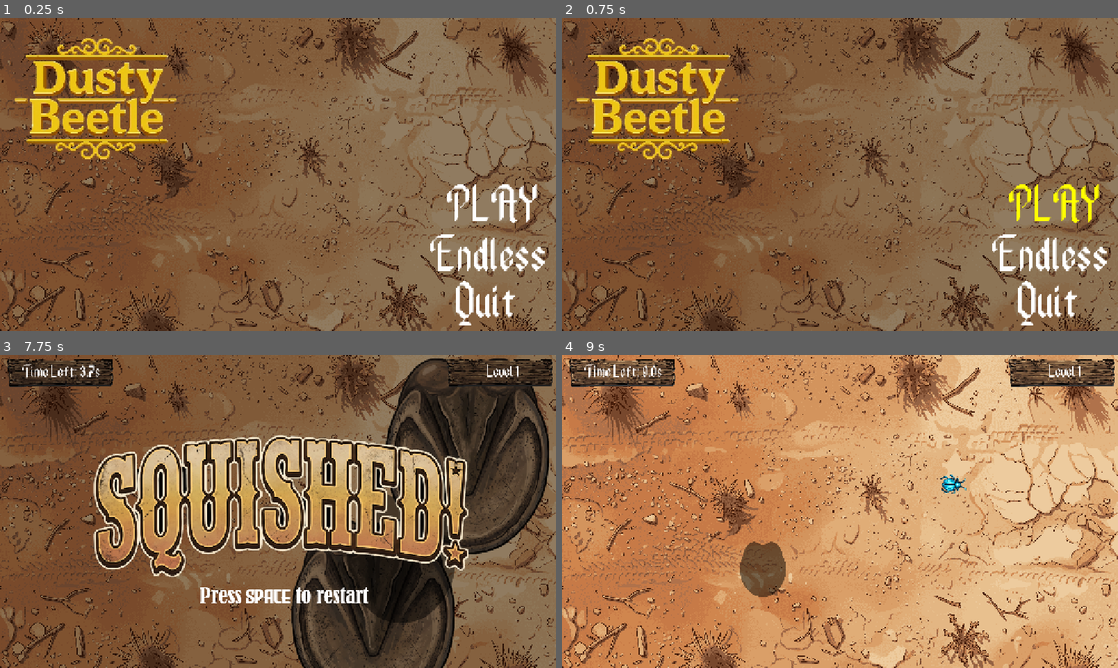
Above: before the commit, frames 1-4 (two rows, left to right).
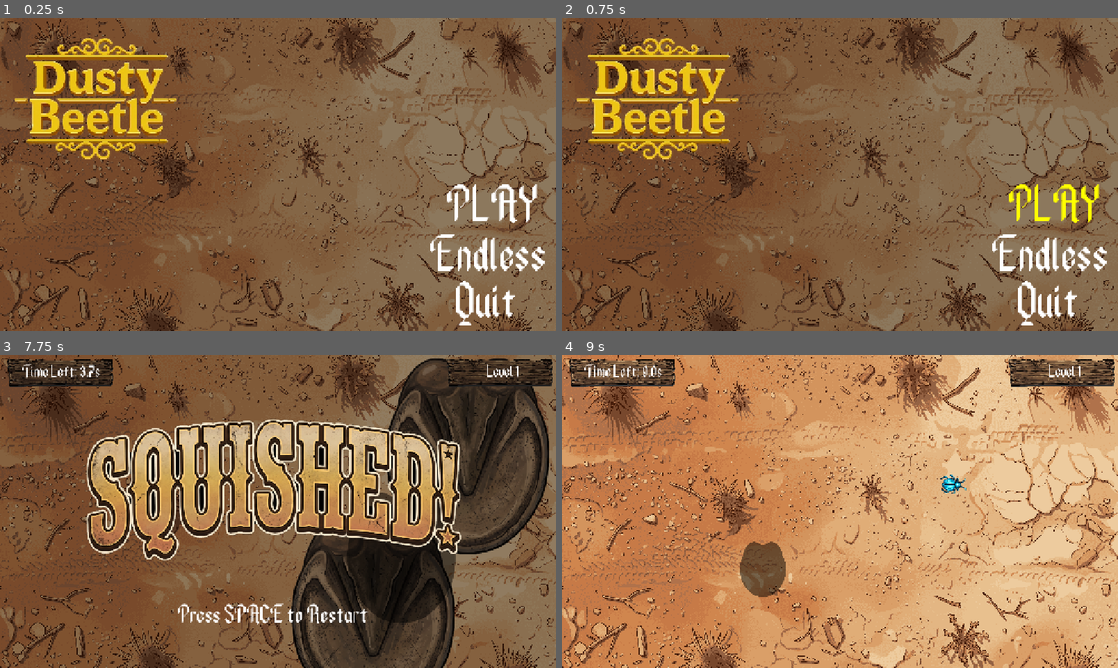
Above: after the commit, the same moments.

Repository: SlayerArman/Dusty-Beetle
Game: Godot game, scene res://scenes/main_menu.tscn
The game is run twice, just before and just after one commit, with the same random seed, the same clock (stepped at 60 frames per second) and the same inputs.
Inputs (mouse positions are in pixels of both pictures, inside the frame that each line leads up to):
- Up to frame 1 (0.25 s): no input
- Up to frame 2 (0.75 s): click "PLAY" at 0.5 s
- Up to frame 3 (7.75 s): click "Level 1" at 1.25 s; tap Enter (ui_accept) at 2, 2.27, 3.02, 4.52, 5.27, 6.02, 7.52 s; move the mouse to (400, 495) at 2.02 s; hold Right (move right) 2.03-2.78 s; tap Alt every 1.5 s from 2.1 to 6.6 s; click (400, 495) at 2.17 s; move the mouse to (166, 527) at 2.77 s; hold Down (move down) 2.78-3.53 s; tap Shift every 1.5 s from 2.85 to 7.35 s; move the mouse to (333, 442) at 3.52 s; hold Right (move right) 3.53-4.28 s; move the mouse to (250, 574) at 4.27 s; hold W (move up) 4.28-5.03 s; click (250, 574) at 4.42 s; move the mouse to (444, 558) at 5.02 s; hold Left (move left) 5.03-6.53 s; move the mouse to (111, 464) at 5.77 s; move the mouse to (305, 511) at 6.52 s; hold Down (move down) 6.53-7.28 s; click (305, 511) at 6.67 s; move the mouse to (194, 433) at 7.27 s; hold Right (move right) from 7.28 s (still down)
- Up to frame 4 (9 s): tap Space at 8 s; move the mouse to (962, 495) at 8.02 s; release Right (move right) at 8.03 s; hold W (move up) 8.03-8.78 s; tap Alt at 8.1 s; tap Enter (ui_accept) at 8.27 s; move the mouse to (728, 527) at 8.77 s; hold Right (move right) from 8.78 s (still down); tap Shift at 8.85 s; click (728, 527) at 8.92 s

The runs differ from the first frame. In frame 1, 16% of the frame differs, in the area x 0-100%, y 0-100%; in frame 2, 16%; in frame 3, 25%, in the area x 15-85%, y 20-87%; in frame 4, nothing differs.

Commit message:
level completion and saving system

Diff:
--- a/project.godot
+++ b/project.godot
@@ -13,6 +13,10 @@
 config/name="Dusty Beetle"
 run/main_scene="uid://c1iwef3hgkphn"
 config/features=PackedStringArray("4.7", "Mobile")
+
+[autoload]
+
+Global="*uid://dm1ka8flq0i5c"
 
 [display]
 
--- a/scenes/endless.tscn
+++ b/scenes/endless.tscn
@@ -12,6 +12,10 @@
 [sub_resource type="LabelSettings" id="LabelSettings_7mycd"]
 font = ExtResource("4_u1554")
 font_size = 35
+
+[sub_resource type="LabelSettings" id="LabelSettings_u1554"]
+font = ExtResource("4_u1554")
+font_size = 50
 
 [sub_resource type="RectangleShape2D" id="RectangleShape2D_1vivr"]
 size = Vector2(19.934734, 24.52843)
@@ -59,8 +63,18 @@
 [node name="Squished" type="Sprite2D" parent="CanvasLayer" unique_id=1835684718]
 visible = false
 z_index = 2
-position = Vector2(637, 373)
+position = Vector2(630, 310)
 texture = ExtResource("4_cmdno")
+
+[node name="PressSPACE" type="Label" parent="CanvasLayer" unique_id=1635624979]
+visible = false
+z_index = 2
+offset_left = 409.0
+offset_top = 573.0
+offset_right = 848.0
+offset_bottom = 629.0
+text = "Press SPACE to Restart"
+label_settings = SubResource("LabelSettings_u1554")
 
 [node name="Ground" type="Sprite2D" parent="." unique_id=1704245184]
 z_index = -5
--- a/scenes/level_select.tscn
+++ b/scenes/level_select.tscn
@@ -1,6 +1,8 @@
 [gd_scene format=3 uid="uid://bpuxrwodbi22y"]
 
 [ext_resource type="Script" uid="uid://ctneirn0dt8hn" path="res://scripts/level_select.gd" id="1_3shnc"]
+[ext_resource type="Texture2D" uid="uid://gu5ksb7mrvmi" path="res://assets/close button.png" id="2_p0wlc"]
+[ext_resource type="Texture2D" uid="uid://cjl8uqmavauxu" path="res://assets/Ground.png" id="3_2epne"]
 
 [node name="LevelSelect" type="Control" unique_id=409151103]
 layout_mode = 3
@@ -18,12 +20,14 @@
 anchor_top = 0.5
 anchor_right = 0.5
 anchor_bottom = 0.5
-offset_left = -31.0
-offset_top = -33.0
-offset_right = 31.0
-offset_bottom = 33.0
+offset_left = -511.0
+offset_top = -257.0
+offset_right = -44.947998
+offset_bottom = 11.647644
 grow_horizontal = 2
 grow_vertical = 2
+scale = Vector2(2.2594044, 2.0994043)
+columns = 7
 
 [node name="level1" type="Button" parent="GridContainer" unique_id=1564589526]
 layout_mode = 2
@@ -31,4 +35,48 @@
 
 [node name="level2" type="Button" parent="GridContainer" unique_id=1565146567]
 layout_mode = 2
+disabled = true
 text = "Level 2"
+
+[node name="level3" type="Button" parent="GridContainer" unique_id=37811930]
+layout_mode = 2
+disabled = true
+text = "Level 3"
+
+[node name="level4" type="Button" parent="GridContainer" unique_id=1489421894]
+layout_mode = 2
+disabled = true
+text = "Level 4"
+
+[node name="level5" type="Button" parent="GridContainer" unique_id=1405487379]
+layout_mode = 2
+disabled = true
+text = "Level 5"
+
+[node name="level6" type="Button" parent="GridContainer" unique_id=1607349724]
+layout_mode = 2
+disabled = true
+text = "Level 6"
+
+[node name="level7" type="Button" parent="GridContainer" unique_id=2077172368]
+layout_mode = 2
+theme_override_colors/font_focus_color = Color(0.9607843, 0, 0.18039216, 1)
+disabled = true
+text = "Level 7"
+
+[node name="Exit" type="Button" parent="." unique_id=798883126]
+layout_mode = 0
+offset_left = 26.0
+offset_top = 14.999996
+offset_right = 546.0
+offset_bottom = 535.0
+scale = Vector2(0.07999922, 0.07999922)
+icon = ExtResource("2_p0wlc")
+flat = true
+
+[node name="BG" type="Sprite2D" parent="." unique_id=1736932023]
+modulate = Color(0.5866749, 0.5866749, 0.5866748, 1)
+z_index = -10
+position = Vector2(638.5, 362.5)
+scale = Vector2(0.465, 0.479)
+texture = ExtResource("3_2epne")
--- a/scenes/levels/level_1.tscn
+++ b/scenes/levels/level_1.tscn
@@ -21,6 +21,7 @@
 @onready var game_over_label = $CanvasLayer/Squished
 @onready var game_over_black = $CanvasLayer/Black
 @onready var death_sound = $DeathSound
+@onready var press_space = $CanvasLayer/PressSPACE
 
 var is_dead: bool = false
 var is_won: bool = false
@@ -61,6 +62,8 @@
 	level_timer.stop()
 	time_label.text = \"Time Left: 0.0s\"
 	win_ui.show()
+
+	Global.complete_level(1)
 
 	get_tree().paused = true
 
@@ -77,6 +80,7 @@
 	game_over_label.show()
 	game_over_black.show()
 	death_sound.play()
+	press_space.show()
 
 func _on_spawn_timer_timeout() -> void:
 	if is_dead or is_won: return
@@ -93,6 +97,10 @@
 		spawn_timer.wait_time -= 0.005
 "
 
+[sub_resource type="LabelSettings" id="LabelSettings_oc4kc"]
+font = ExtResource("4_s8va5")
+font_size = 50
+
 [sub_resource type="LabelSettings" id="LabelSettings_7mycd"]
 font = ExtResource("4_s8va5")
 font_size = 35
@@ -113,6 +121,16 @@
 autostart = true
 
 [node name="CanvasLayer" type="CanvasLayer" parent="." unique_id=1787229132]
+
+[node name="PressSPACE" type="Label" parent="CanvasLayer" unique_id=1941057831]
+visible = false
+z_index = 2
+offset_left = 409.0
+offset_top = 573.0
+offset_right = 848.0
+offset_bottom = 629.0
+text = "Press SPACE to Restart"
+label_settings = SubResource("LabelSettings_oc4kc")
 
 [node name="Black" type="ColorRect" parent="CanvasLayer" unique_id=506144291]
 visible = false
@@ -159,7 +177,7 @@
 [node name="Squished" type="Sprite2D" parent="CanvasLayer" unique_id=1835684718]
 visible = false
 z_index = 2
-position = Vector2(637, 373)
+position = Vector2(620, 310)
 texture = ExtResource("4_2y5yt")
 
 [node name="Ground" type="Sprite2D" parent="." unique_id=1704245184]
--- a/scenes/main_menu.tscn
+++ b/scenes/main_menu.tscn
@@ -12,17 +12,10 @@
 [node name="Main Menu" type="Node2D" unique_id=95104424]
 
 [node name="Background" type="Sprite2D" parent="." unique_id=1507944214]
-position = Vector2(639, 363)
-scale = Vector2(0.48, 0.48)
+modulate = Color(0.5899028, 0.5899029, 0.5899029, 1)
+position = Vector2(638.49994, 362.50003)
+scale = Vector2(0.4698401, 0.47851565)
 texture = ExtResource("1_8ln24")
-
-[node name="ColorRect" type="ColorRect" parent="Background" unique_id=987742310]
-offset_left = -1366.6667
-offset_top = -766.6667
-offset_right = -1326.6667
-offset_bottom = -726.6667
-scale = Vector2(70.22242, 38.416668)
-color = Color(0, 0, 0, 0.39215687)
 
 [node name="Title" type="Sprite2D" parent="." unique_id=2068743817]
 position = Vector2(219, 189)
@@ -94,7 +87,7 @@
 grow_vertical = 2
 theme_override_colors/font_color = Color(1, 1, 1, 1)
 theme_override_colors/font_pressed_color = Color(0.6666667, 0, 0, 1)
-theme_override_colors/font_hover_color = Color(1, 1, 0, 1)
+theme_override_colors/font_hover_color = Color(1, 0, 0, 1)
 theme_override_fonts/font = ExtResource("3_8ln24")
 theme_override_font_sizes/font_size = 100
 text = "Quit"
--- /dev/null
+++ b/scripts/global.gd
@@ -0,0 +1,44 @@
+extends Node
+
+const SAVE_PATH = "user://save_data.cfg"
+
+var highest_unlocked_level: int = 1
+var completed_levels: Array[int] = []
+
+func _ready() -> void:
+	load_game()
+
+func complete_level(level_number: int) -> void:
+	# Mark level as completed
+	if not level_number in completed_levels:
+		completed_levels.append(level_number)
+
+	# Unlock the next level
+	if level_number >= highest_unlocked_level:
+		highest_unlocked_level = level_number + 1
+
+	save_game()
+
+func save_game() -> void:
+	var config = ConfigFile.new()
+	config.set_value("progress", "highest_unlocked_level", highest_unlocked_level)
+	config.set_value("progress", "completed_levels", completed_levels)
+
+	var err = config.save(SAVE_PATH)
+	if err != OK:
+		print("Failed to save progress: ", err)
+
+func load_game() -> void:
+	var config = ConfigFile.new()
+	var err = config.load(SAVE_PATH)
+
+	# If no save file exists yet, keep defaults
+	if err != OK:
+		return
+
+	highest_unlocked_level = config.get_value("progress", "highest_unlocked_level", 1)
+
+	var loaded_levels = config.get_value("progress", "completed_levels", [])
+	completed_levels.clear()
+	for lvl in loaded_levels:
+		completed_levels.append(int(lvl))
--- a/scripts/level_select.gd
+++ b/scripts/level_select.gd
@@ -1,10 +1,47 @@
 extends Control
 
-@onready var level1_btn = $GridContainer/level1
+@onready var exit_btn = $Exit
+@onready var grid_container = $GridContainer
 
 func _ready() -> void:
 	get_tree().paused = false
-	level1_btn.pressed.connect(_on_level1_pressed)
 
-func _on_level1_pressed() -> void:
-	get_tree().change_scene_to_file("res://scenes/levels/level_1.tscn")
+	if exit_btn and not exit_btn.pressed.is_connected(_on_exit_pressed):
+		exit_btn.pressed.connect(_on_exit_pressed)
+
+	update_level_buttons()
+
+func update_level_buttons() -> void:
+	var level_buttons = grid_container.get_children()
+
+	for i in range(level_buttons.size()):
+		var level_num = i + 1
+		var btn = level_buttons[i] as Button
+
+		if btn == null:
+			continue
+
+		var scene_path = "res://scenes/levels/level_" + str(level_num) + ".tscn"
+
+		if not btn.pressed.is_connected(_on_level_pressed.bind(scene_path)):
+			btn.pressed.connect(_on_level_pressed.bind(scene_path))
+
+		if level_num <= Global.highest_unlocked_level:
+			btn.disabled = false
+		else:
+			btn.disabled = true
+
+
+		if level_num in Global.completed_levels:
+			btn.modulate = Color(1, 0.85, 0)
+		else:
+			btn.modulate = Color.WHITE
+
+func _on_level_pressed(scene_path: String) -> void:
+	if ResourceLoader.exists(scene_path):
+		get_tree().change_scene_to_file(scene_path)
+	else:
+		print("Scene path not found: ", scene_path)
+
+func _on_exit_pressed() -> void:
+	get_tree().change_scene_to_file("res://scenes/main_menu.tscn")
--- a/scripts/main.gd
+++ b/scripts/main.gd
@@ -8,6 +8,7 @@
 @onready var game_over_black = $CanvasLayer/Black
 @onready var death_sound = $DeathSound
 @onready var player = $Player
+@onready var press_space = $CanvasLayer/PressSPACE
 
 var time_survived: float = 0.0
 var is_dead: bool = false
@@ -37,6 +38,7 @@
 	game_over_label.show()
 	game_over_black.show()
 	death_sound.play()
+	press_space.show()
 
 func _on_spawn_timer_timeout() -> void:
 	if is_dead: return
--- a/scripts/quit_btn.gd
+++ b/scripts/quit_btn.gd
@@ -10,4 +10,4 @@
 
 	await get_tree().create_timer(0.5).timeout
 
-	get_tree().change_scene_to_file("res://scenes/level_select.tscn")
+	get_tree().quit()
Binary file added: assets/close button.png
Not shown, added: assets/close button.png.import
Binary file changed: assets/squished.png
Not shown, added: scripts/global.gd.uid
